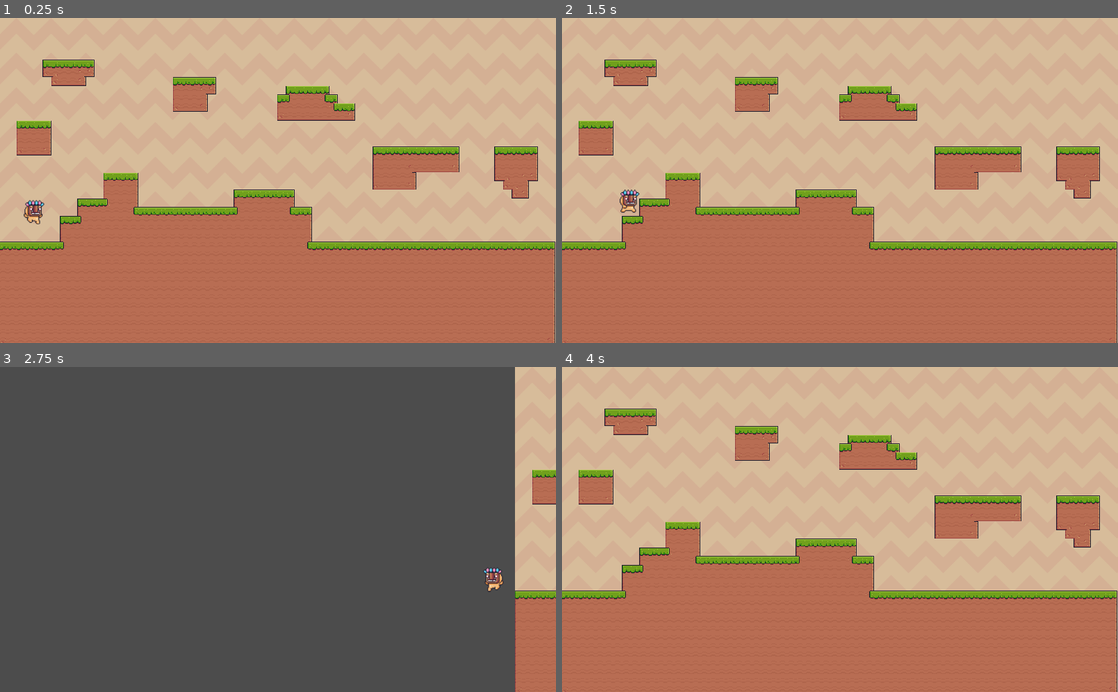
Above: before the commit, frames 1-4 (two rows, left to right).
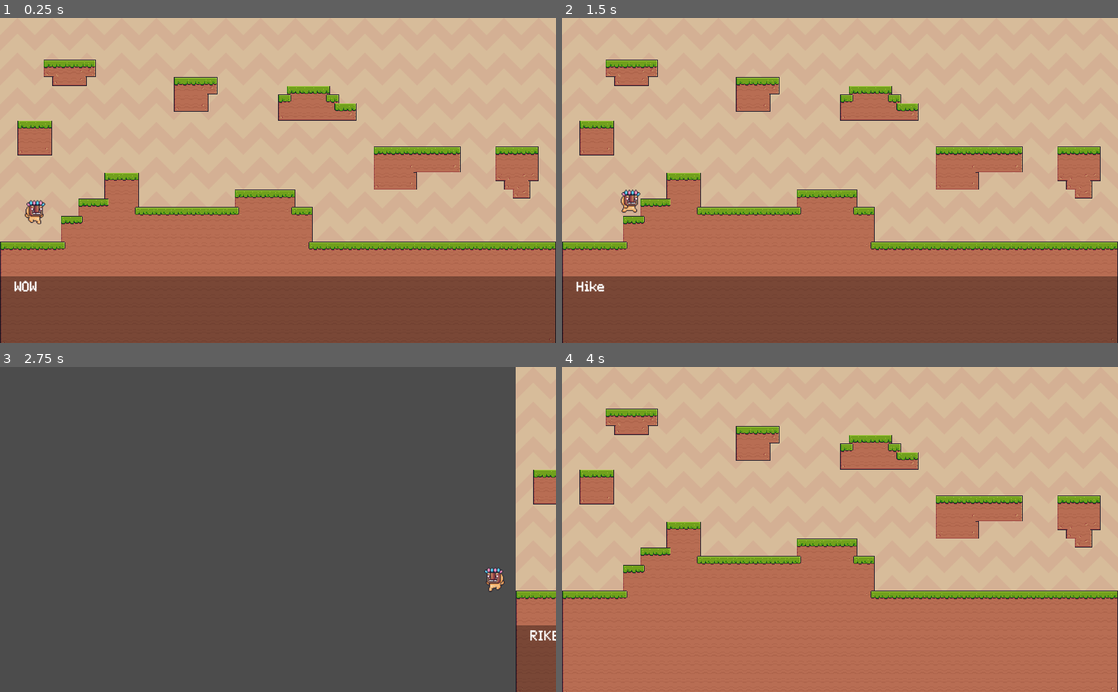
Above: after the commit, the same moments.

Repository: ZakiiPoo/godot-plat
Game: Godot game, scene res://Scenes/Main.tscn
Same seed, same stepped clock (60 frames per second), same inputs: the game is played once before the commit and once after it.
Inputs (mouse positions are in pixels of both pictures, inside the frame that each line leads up to):
- Up to frame 1 (0.25 s): no input
- Up to frame 2 (1.5 s): move the mouse to (962, 164) at 0.52 s; hold Shift (sprint) 0.53-1.28 s; hold Right (ui_right) from 0.53 s (still down); click (962, 164) at 0.67 s; tap Up (ui_up) at 0.77 s; move the mouse to (728, 196) at 1.27 s; tap Shift (sprint) at 1.35 s; click (728, 196) at 1.42 s
- Up to frame 3 (2.75 s): tap Up (ui_up) at 1.52 s; move the mouse to (333, 458) at 2.02 s; release Right (ui_right) at 2.03 s; hold Left (ui_left) from 2.03 s (still down); hold Shift (sprint) from 2.03 s (still down); click (333, 458) at 2.17 s
- Up to frame 4 (4 s): move the mouse to (812, 594) at 2.77 s; release Left (ui_left) at 2.78 s; release Shift (sprint) at 2.78 s; hold Right (ui_right) from 2.78 s (still down); tap Shift (sprint) at 2.85 s; click (812, 594) at 2.92 s; tap Up (ui_up) at 3.02, 3.77 s; move the mouse to (1006, 578) at 3.52 s; hold Shift (sprint) from 3.53 s (still down); click (1006, 578) at 3.67 s

The runs differ from the first frame. In frame 1, 23% of the frame differs, in the area x 0-100%, y 12-100%; in frame 2, 23%; in frame 3, 1.9%; in frame 4, 2.1%.
Error after the commit: Invalid get index '4' (on base: 'Array'). (res://Scripts/DialogueBox.gd:14)

Commit message:
Early dialouge box added

Diff:
--- /dev/null
+++ b/LoveGlitch.tres
@@ -0,0 +1,7 @@
+[gd_resource type="DynamicFont" load_steps=2 format=2]
+
+[ext_resource path="res://Fonts/LoveGlitchPersonalUseRegular-vmEyA.ttf" type="DynamicFontData" id=1]
+
+[resource]
+size = 36
+font_data = ExtResource( 1 )
--- /dev/null
+++ b/Scenes/DialogueBox.tscn
@@ -0,0 +1,37 @@
+[gd_scene load_steps=3 format=2]
+
+[ext_resource path="res://LoveGlitch.tres" type="DynamicFont" id=1]
+[ext_resource path="res://Scripts/DialogueBox.gd" type="Script" id=2]
+
+[node name="DialogueBox" type="Control"]
+anchor_right = 1.0
+anchor_bottom = 1.0
+margin_top = -1.49829
+margin_bottom = -1.49829
+script = ExtResource( 2 )
+__meta__ = {
+"_edit_use_anchors_": false
+}
+
+[node name="ColorRect" type="ColorRect" parent="."]
+self_modulate = Color( 0, 0, 0, 0.345098 )
+anchor_top = 1.0
+anchor_right = 1.0
+anchor_bottom = 1.0
+margin_top = -126.0
+color = Color( 0, 0, 0, 1 )
+__meta__ = {
+"_edit_use_anchors_": false
+}
+
+[node name="Text" type="RichTextLabel" parent="."]
+anchor_top = 1.0
+anchor_right = 1.0
+anchor_bottom = 1.0
+margin_top = -125.0
+margin_bottom = -2.0
+custom_fonts/normal_font = ExtResource( 1 )
+text = "	WOW"
+__meta__ = {
+"_edit_use_anchors_": false
+}
--- a/Scenes/Fire.tscn
+++ b/Scenes/Fire.tscn
@@ -41,14 +41,14 @@
 
 [sub_resource type="SpriteFrames" id=8]
 animations = [ {
+"frames": [ ExtResource( 2 ) ],
+"loop": true,
+"name": "off",
+"speed": 5.0
+}, {
 "frames": [ SubResource( 1 ), SubResource( 2 ), SubResource( 3 ) ],
 "loop": true,
 "name": "on",
-"speed": 5.0
-}, {
-"frames": [ ExtResource( 2 ) ],
-"loop": true,
-"name": "off",
 "speed": 5.0
 }, {
 "frames": [ SubResource( 4 ), SubResource( 5 ), SubResource( 6 ), SubResource( 7 ) ],
--- a/Scenes/Main.tscn
+++ b/Scenes/Main.tscn
@@ -1,9 +1,10 @@
-[gd_scene load_steps=17 format=2]
+[gd_scene load_steps=18 format=2]
 
 [ext_resource path="res://Art/Background/Brown.png" type="Texture" id=1]
 [ext_resource path="res://Art/Terrain/Terrain (16x16).png" type="Texture" id=2]
 [ext_resource path="res://Scenes/Player.tscn" type="PackedScene" id=3]
 [ext_resource path="res://Scenes/Cam.tscn" type="PackedScene" id=4]
+[ext_resource path="res://Scenes/DialogueBox.tscn" type="PackedScene" id=5]
 
 [sub_resource type="ConvexPolygonShape2D" id=1]
 points = PoolVector2Array( 16, 16, 0, 16, 0, 0, 16, 0 )
@@ -157,4 +158,8 @@
 position = Vector2( 62.147, 326.633 )
 
 [node name="Cam" parent="." instance=ExtResource( 4 )]
-position = Vector2( 513.899, 302.744 )
+position = Vector2( 511.899, 302.744 )
+
+[node name="DialogueBox" parent="." instance=ExtResource( 5 )]
+margin_top = 6.06128
+margin_bottom = 6.06128
--- a/Scenes/Player.tscn
+++ b/Scenes/Player.tscn
@@ -133,14 +133,14 @@
 "name": "run",
 "speed": 5.0
 }, {
+"frames": [ ExtResource( 5 ) ],
+"loop": true,
+"name": "jump",
+"speed": 5.0
+}, {
 "frames": [ ExtResource( 4 ) ],
 "loop": true,
 "name": "fall",
-"speed": 5.0
-}, {
-"frames": [ ExtResource( 5 ) ],
-"loop": true,
-"name": "jump",
 "speed": 5.0
 } ]
 
--- /dev/null
+++ b/Scripts/DialogueBox.gd
@@ -0,0 +1,15 @@
+extends Control
+var thingsToSay = ["Hey, welcome to the game!", "Hike", "RIKE", "E0S"]
+
+func write(toWrite):
+	if(toWrite != "E0S"):
+		$Text.text = "\t" + toWrite
+	else:
+		visible = false
+
+var x = 0
+
+func _input(event):
+	if event is InputEventMouseButton && event.button_index == BUTTON_LEFT && event.is_pressed():
+		write(thingsToSay[x])
+		x = x + 1
Not shown, changed: .mono/assemblies/Debug/GodotSharp.xml
Not shown, changed: .mono/assemblies/Debug/GodotSharpEditor.xml
Not shown, changed: .mono/assemblies/Debug/api_hash_cache.cfg
Not shown, changed: Art/Terrain/Terrain (16x16).png.import
Binary file added: Fonts/LoveGlitchPersonalUseRegular-vmEyA.ttf
